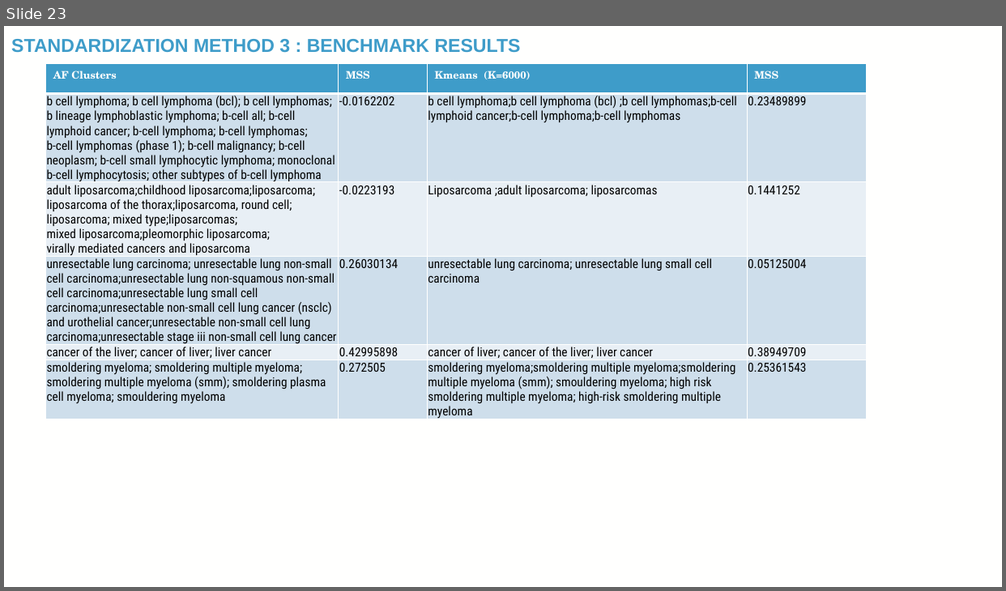
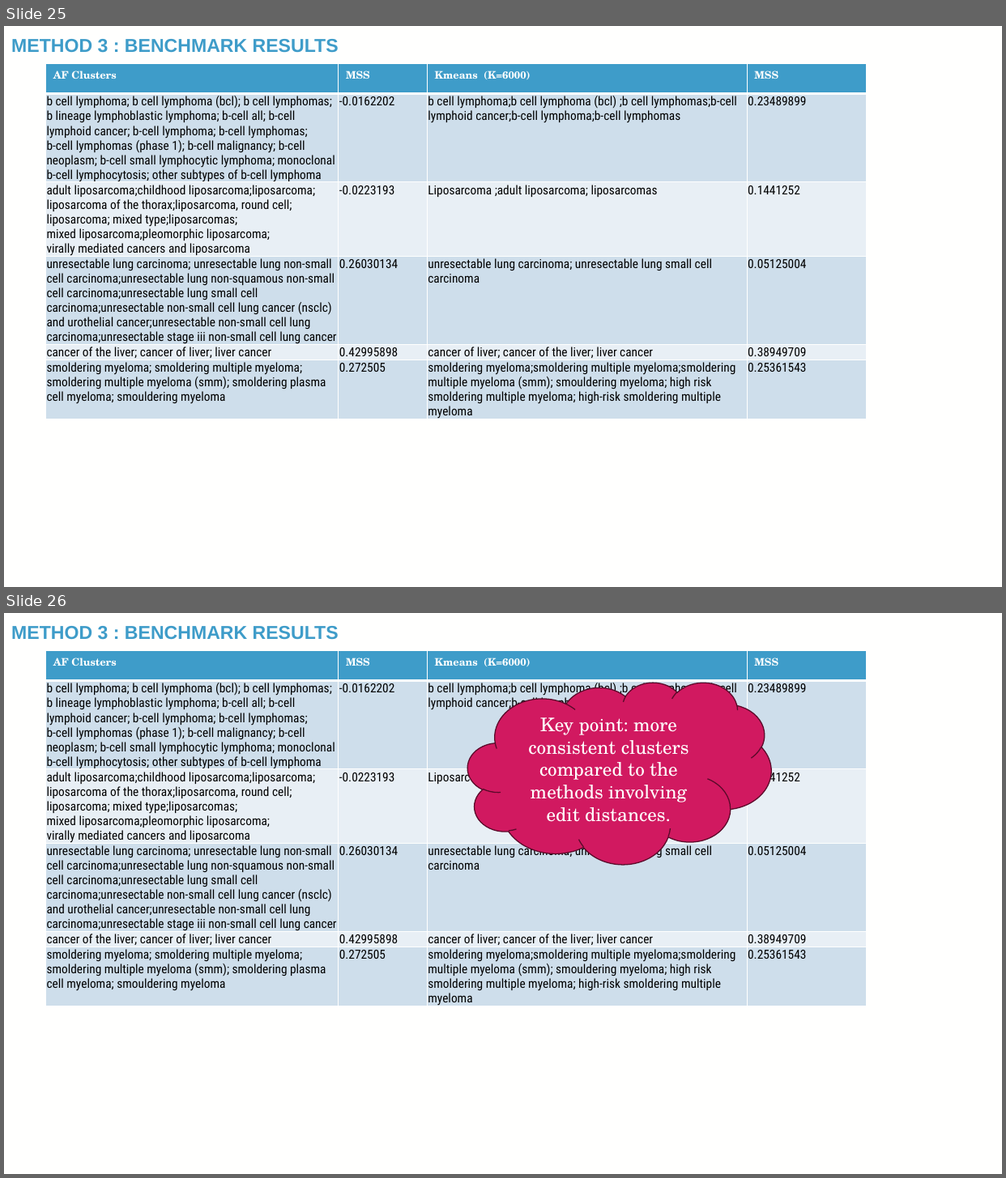
Before and after one commit to TaylorResearchLab/CANTOS, a slide deck: presentations/BIG_2024.pptx. Shown one above the other, each under a label of ours: slide 23 before the commit, slides 25 and 26 after it. The pictures are 1006x591 and 1006x1178 pixels, drawn with LibreOffice and Linux fonts; fonts in the diff are those of the drawing; background and template pictures are left out. Boxes give left, top, right and bottom in pixels: in the first picture for what was removed or moved away, otherwise in the second. Text is boxed around its words. In the diff, an @@ line names an element or a change of style, - is before the commit and + after.

Commit message:
adding standardization step to ppt

```diff
--- a/presentations/BIG_2024.pptx
+++ b/presentations/BIG_2024.pptx
@@ slide 26 added at box(4, 613, 1002, 1174), background picture (left out) @@
@@ title added at box(11, 626, 339, 640), 18 pt, text #3E9CC9, bold @@
+METHOD 3 : BENCHMARK RESULTS
@@ table added at box(46, 650, 867, 1044), 6 rows, 4 columns @@
+AF Clusters | MSS | Kmeans (K=6000) | MSS
+b cell lymphoma; b cell lymphoma (bcl); b cell lymphomas; b lineage lymphoblastic lymphoma; b-cell all; b-cell lymphoid cancer; b-cell lymphoma; b-cell lymphomas; / b-cell lymphomas (phase 1); b-cell malignancy; b-cell neoplasm; b-cell small lymphocytic lymphoma; monoclonal b-cell lymphocytosis; other subtypes of b-cell lymphoma | -0.0162202 | b cell lymphoma;b cell lymphoma (bcl) ;b cell lymphomas;b-cell lymphoid cancer;b-cell lymphoma;b-cell lymphomas | 0.23489899
+adult liposarcoma;childhood liposarcoma;liposarcoma; / liposarcoma of the thorax;liposarcoma, round cell; / liposarcoma; mixed type;liposarcomas; / mixed liposarcoma;pleomorphic liposarcoma; / virally mediated cancers and liposarcoma | -0.0223193 | Liposarcoma ;adult liposarcoma; liposarcomas | 0.1441252
+unresectable lung carcinoma; unresectable lung non-small cell carcinoma;unresectable lung non-squamous non-small cell carcinoma;unresectable lung small cell carcinoma;unresectable non-small cell lung cancer (nsclc) and urothelial cancer;unresectable non-small cell lung carcinoma;unresectable stage iii non-small cell lung cancer | 0.26030134 | unresectable lung carcinoma; unresectable lung small cell carcinoma | 0.05125004
+cancer of the liver; cancer of liver; liver cancer | 0.42995898 | cancer of liver; cancer of the liver; liver cancer | 0.38949709
+smoldering myeloma; smoldering multiple myeloma; / smoldering multiple myeloma (smm); smoldering plasma cell myeloma; smouldering myeloma | 0.272505 | smoldering myeloma;smoldering multiple myeloma;smoldering multiple myeloma (smm); smouldering myeloma; high risk smoldering multiple myeloma; high-risk smoldering multiple myeloma | 0.25361543
@@ cloud added at box(468, 682, 771, 864), fill #D11960, outline #5C0B2A 1 pt, 18 pt, text #FFFFFE @@
+Key point: more consistent clusters compared to the methods involving edit distances.
@@ table added at box(788, 740, 974, 807), 4 rows, 1 columns @@
+
+
+
+
@@ page number added at box(931, 1133, 977, 1163), 12 pt, text #FFFFFE @@
+26
@@ what was slide 23 is now slide 25 @@
@@ slide 25 changed as well @@
@@ title at box(11, 39, 339, 53): text changed @@
-STANDARDIZATION METHOD 3 : BENCHMARK RESULTS
+METHOD 3 : BENCHMARK RESULTS
```
Also in this commit, not shown: 11 other slides changed, 6 other slides added, 1 other file.
